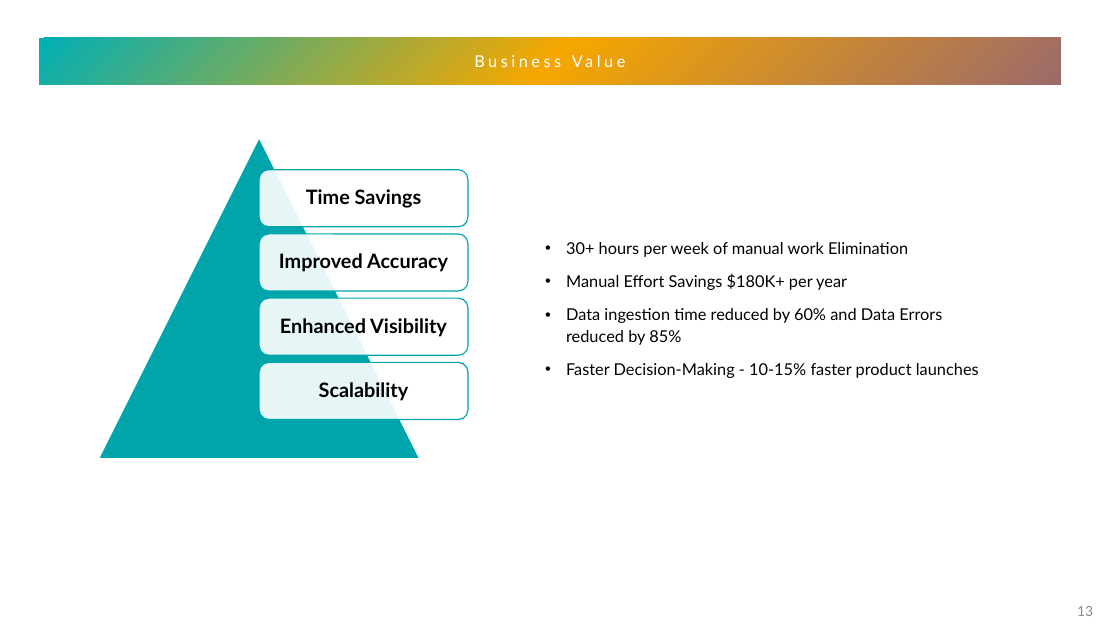
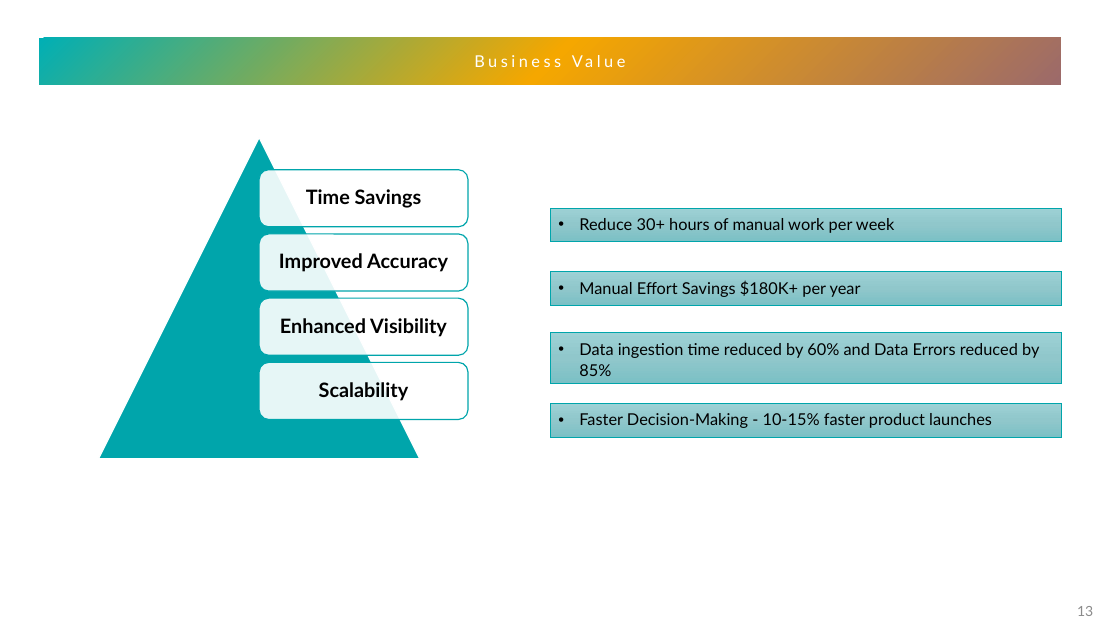
Before and after one commit to scidata-22/case-equity, a slide deck: slide 13 of myWork.pptx. Drawn at 1120x630 pixels with LibreOffice and Linux fonts; fonts in the diff are those of the drawing. Boxes give left, top, right and bottom in pixels: in the first picture for what was removed or moved away, otherwise in the second. Text is boxed around its words. In the diff, an @@ line names an element or a change of style, - is before the commit and + after.

```diff
--- a/myWork.pptx
+++ b/myWork.pptx
@@ rectangle added at <box>550,208,1061,241</box>, fill gradient #9DD2D5 to #90C8CC to #7CC0C5, outline #00A5AB 0.5 pt, 14 pt, text #000000 @@
+  • Reduce 30+ hours of manual work per week
@@ text removed at <box>566,242,979,378</box> @@
-  • 30+ hours per week of manual work Elimination
-  • Manual Effort Savings $180K+ per year
-  • Data ingestion time reduced by 60% and Data Errors reduced by 85%
-  • Faster Decision-Making - 10-15% faster product launches
@@ rectangle added at <box>550,271,1061,305</box>, fill gradient #9DD2D5 to #90C8CC to #7CC0C5, outline #00A5AB 0.5 pt, 14 pt, text #000000 @@
+  • Manual Effort Savings $180K+ per year
@@ rectangle added at <box>550,333,1061,384</box>, fill gradient #9DD2D5 to #90C8CC to #7CC0C5, outline #00A5AB 0.5 pt, 14 pt, text #000000 @@
+  • Data ingestion time reduced by 60% and Data Errors reduced by 85%
@@ rectangle added at <box>550,403,1061,437</box>, fill gradient #9DD2D5 to #90C8CC to #7CC0C5, outline #00A5AB 0.5 pt, 14 pt, text #000000 @@
+  • Faster Decision-Making - 10-15% faster product launches
```
Also in this commit, not shown: 5 other slides changed.
